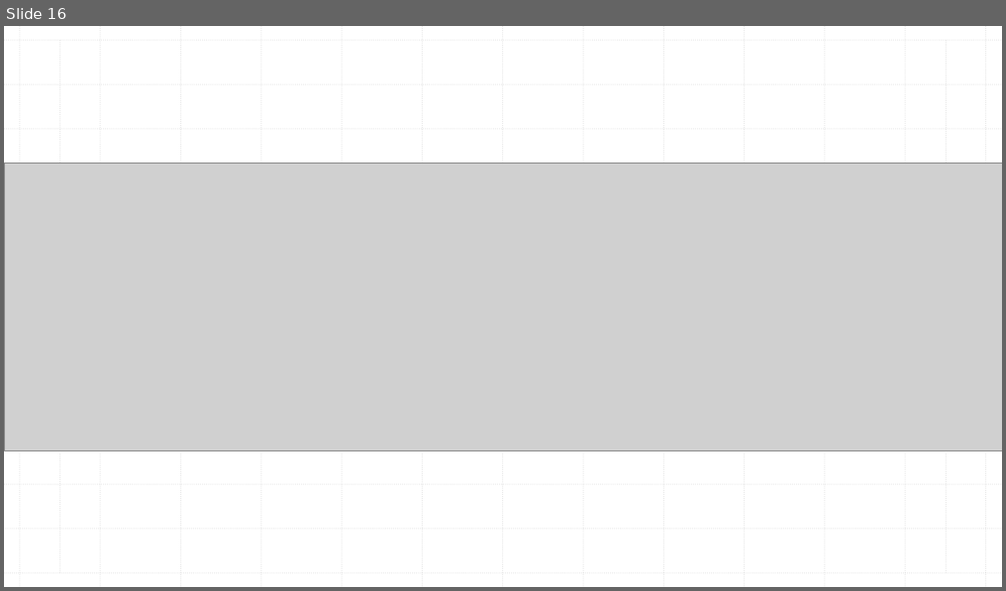
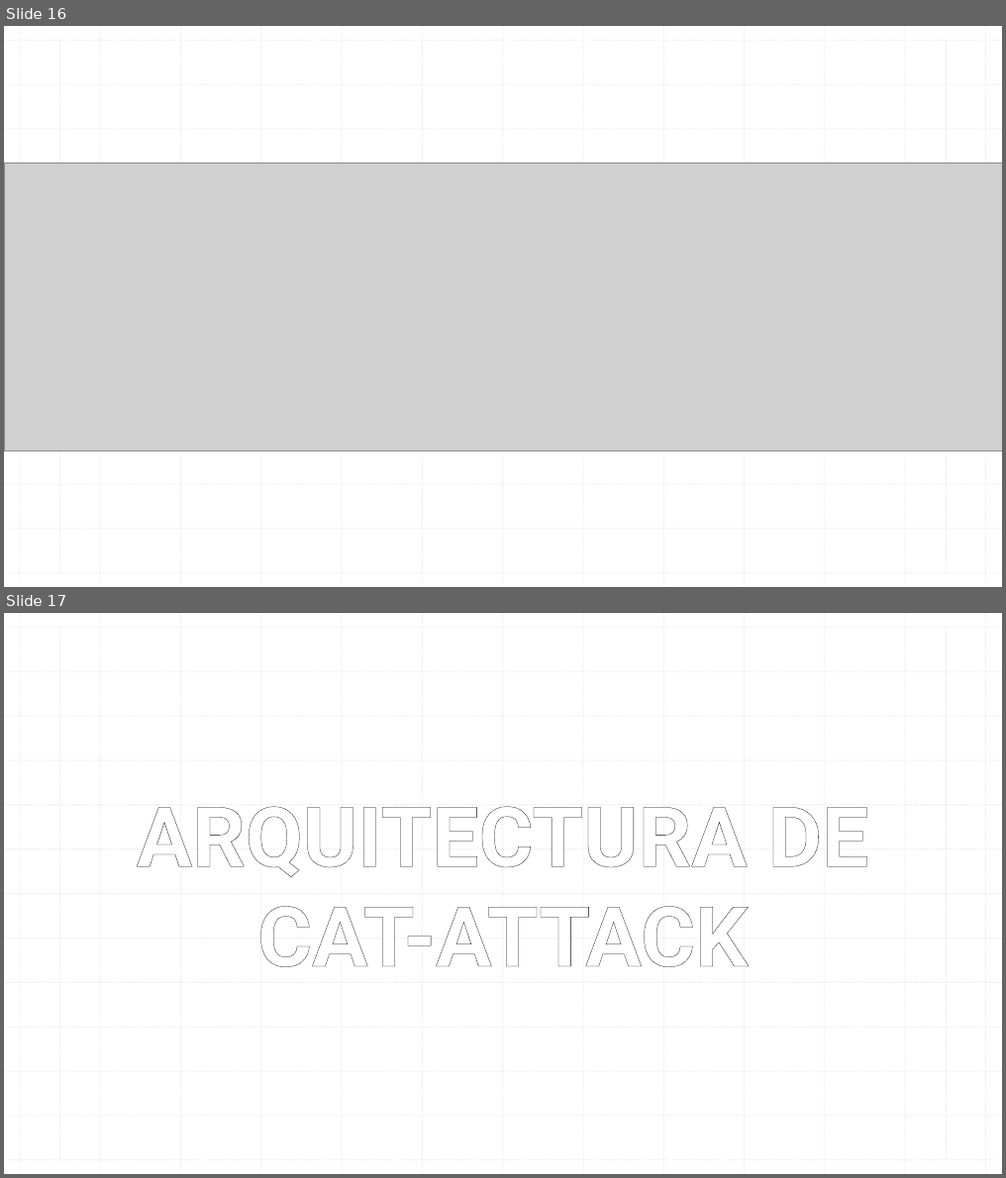
Before and after one commit to AndresIturria/Cat-Attack, a slide deck: Docs/Documento de diseño Cat-Attack.pptx. Shown one above the other, each under a label of ours: slide 16 before the commit, slides 16 and 17 after it. The pictures are 1006x591 and 1006x1178 pixels, drawn with LibreOffice and Linux fonts; fonts in the diff are those of the drawing; grey boxes stand for pictures. Boxes give left, top, right and bottom in pixels: in the first picture for what was removed or moved away, otherwise in the second. Text is boxed around its words. In the diff, an @@ line names an element or a change of style, - is before the commit and + after.

```diff
--- a/Docs/Documento de diseño Cat-Attack.pptx
+++ b/Docs/Documento de diseño Cat-Attack.pptx
@@ slide 17 added at (4,613,1002,1174), background #FFFFFF; not listed: 28 template elements that a slide beside it also shows @@
@@ text added at (137,806,869,967), 80 pt, text #FFFFFF, bold @@
+ARQUITECTURA DE
+CAT-ATTACK
```
Also in this commit, not shown: 1 slide changed, 4 other slides added, 9 other files.
